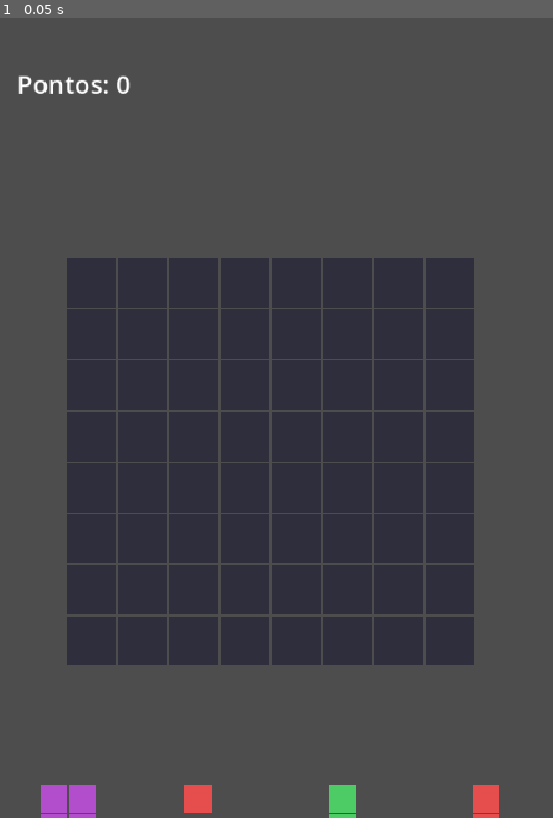
Above: before the commit, frame 1.
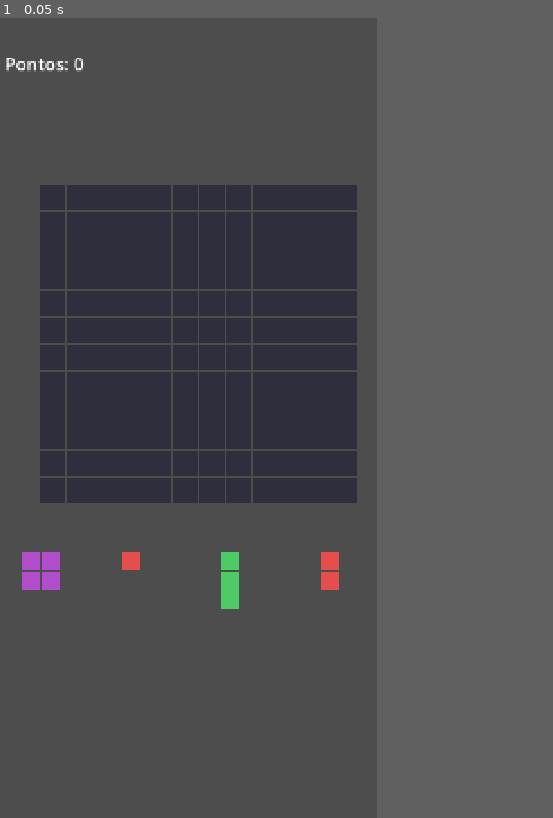
Above: after the commit, the same moment.

Repository: 13girotto/block-blast-godot
Game: Godot game, scene res://scenes/main.tscn
Same seed, same stepped clock (60 frames per second), same inputs: the game is played once before the commit and once after it.
Inputs:
- Up to frame 1 (0.05 s): no input
In our replay, the window is 576x800 before the commit and 400x800 after it. These sizes can differ from the game's own. Grey fills any space a smaller window leaves; there, only what the larger window draws over its background counts as a difference.

The runs differ from the first frame. In frame 1, 30% of the frame differs, in the area x 1-91%, y 5-100%.

Commit message:
Atualiza tamanho da grade para 12x12 e ajusta layout

Diff:
--- a/project.godot
+++ b/project.godot
@@ -18,7 +18,7 @@
 [display]
 
 window/size/viewport_width=720
-window/size/viewport_height=1000
+window/size/viewport_height=1440
 window/stretch/mode="canvas_items"
 
 [physics]
--- a/scripts/GridManager.gd
+++ b/scripts/GridManager.gd
@@ -1,8 +1,8 @@
 class_name GridManager
 extends Node2D
 
-const GRID_SIZE = 8
-const TILE_SIZE = 64
+const GRID_SIZE = 12  # Aumentado de 8 para 10 (mais espaço para as peças)
+const TILE_SIZE = 48  # Ajustado de 64 para 56 para caber perfeitamente na tela de 720px
 
 # Matriz que armazena as cores dos blocos no tabuleiro
 var grid_data: Array = []
@@ -18,7 +18,7 @@
 	for x in range(GRID_SIZE):
 		var row: Array = []
 		for y in range(GRID_SIZE):
-			row.append(Color(0, 0, 0, 0)) # Célula vazia
+			row.append(Color(0, 0, 0, 0)) # Vazio
 		grid_data.append(row)
 
 # Converte posição de mundo para coordenadas da grade
--- a/scripts/Main.gd
+++ b/scripts/Main.gd
@@ -55,16 +55,15 @@
 		score_label.text = "Pontos: %d" % score
 	print("Pontuação atualizada: ", score)
 
-# Gera 4 peças no dock com slots seguros e escala compacta
 func spawn_piece_dock() -> void:
 	active_pieces_in_dock = 4
 
-	# Slots X bem distribuídos e Y ajustado para visualização confortável
 	var dock_slots_x = [80, 260, 440, 620]
 	var dock_y = 960
 
 	for i in range(4):
 		if not piece_scene:
+			print("ERRO: piece_scene nula!")
 			return
 
 		var new_piece = piece_scene.instantiate() as PieceController
@@ -75,13 +74,14 @@
 
 		new_piece.initial_position = target_pos
 		new_piece.global_position = target_pos
-
-		# Escala compacta (0.55) para o dock
 		new_piece.scale = Vector2(0.55, 0.55)
 
 		new_piece.main_controller = self
 		add_child(new_piece)
 
+		# PRINT DE TESTE: Mostra no console a posição exata criada
+		print("Peça ", i, " gerada na global_position: ", new_piece.global_position)
+
 func notify_piece_placed() -> void:
 	active_pieces_in_dock -= 1
 	if active_pieces_in_dock <= 0:
